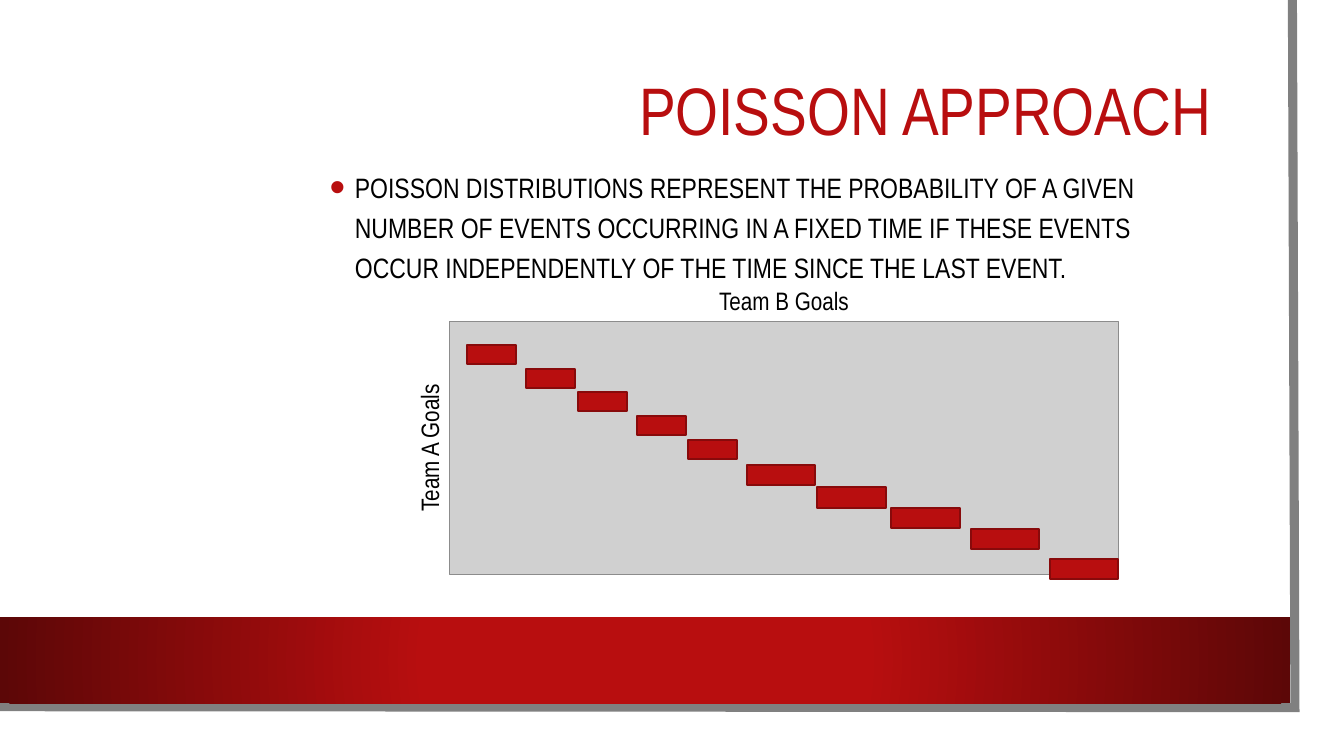
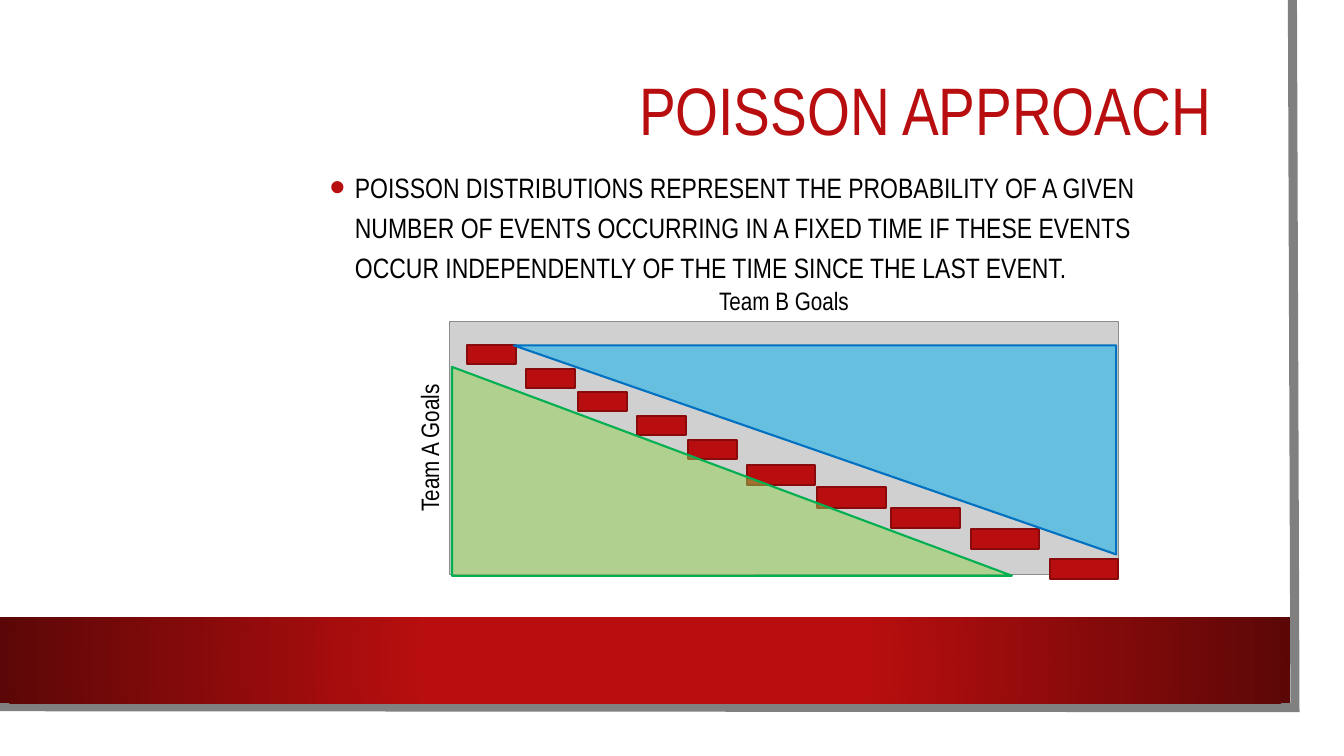
Before and after one commit to MikeStrenk/Modeling-the-World-Cup-2018, a slide deck: slide 8 of FIFA_2018.pptx. Drawn at 1344x756 pixels with LibreOffice and Linux fonts; fonts in the diff are those of the drawing; grey boxes stand for pictures; background and template pictures are left out. Boxes give left, top, right and bottom in pixels: in the first picture for what was removed or moved away, otherwise in the second. Text is boxed around its words. In the diff, an @@ line names an element or a change of style, - is before the commit and + after.

```diff
--- a/FIFA_2018.pptx
+++ b/FIFA_2018.pptx
@@ triangle added at (514,346,1117,555), fill #00B0F0 at 50% opacity, outline #0070C0 1.5 pt @@
@@ triangle added at (453,367,1012,576), fill #92D050 at 50% opacity, outline #00B050 1.5 pt @@
```
Also in this commit, not shown: 2 other slides changed, 8 other files.
